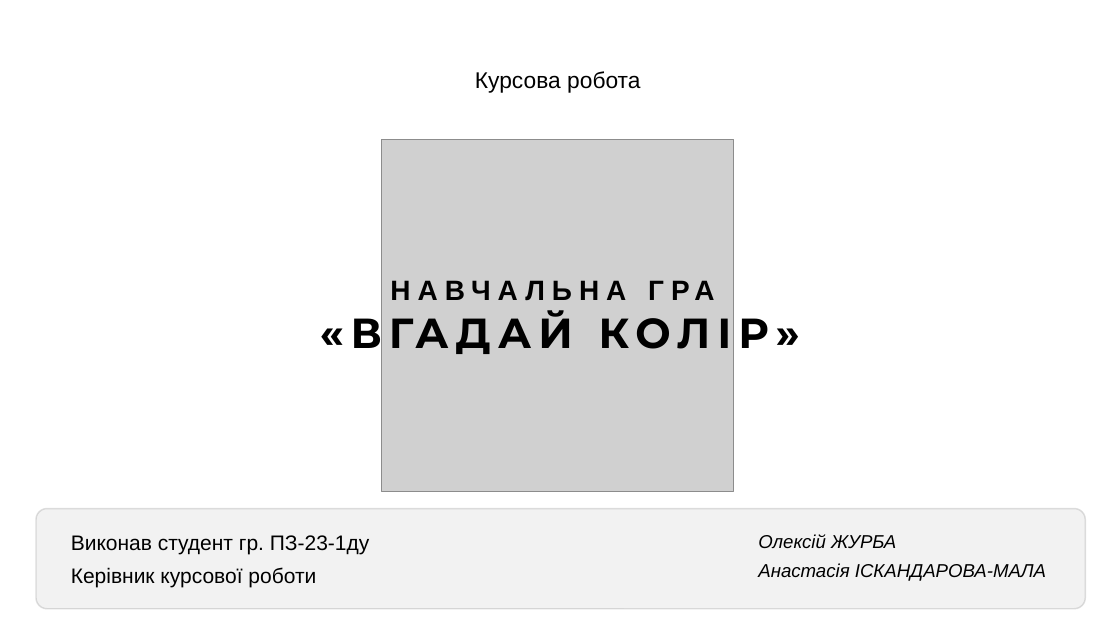
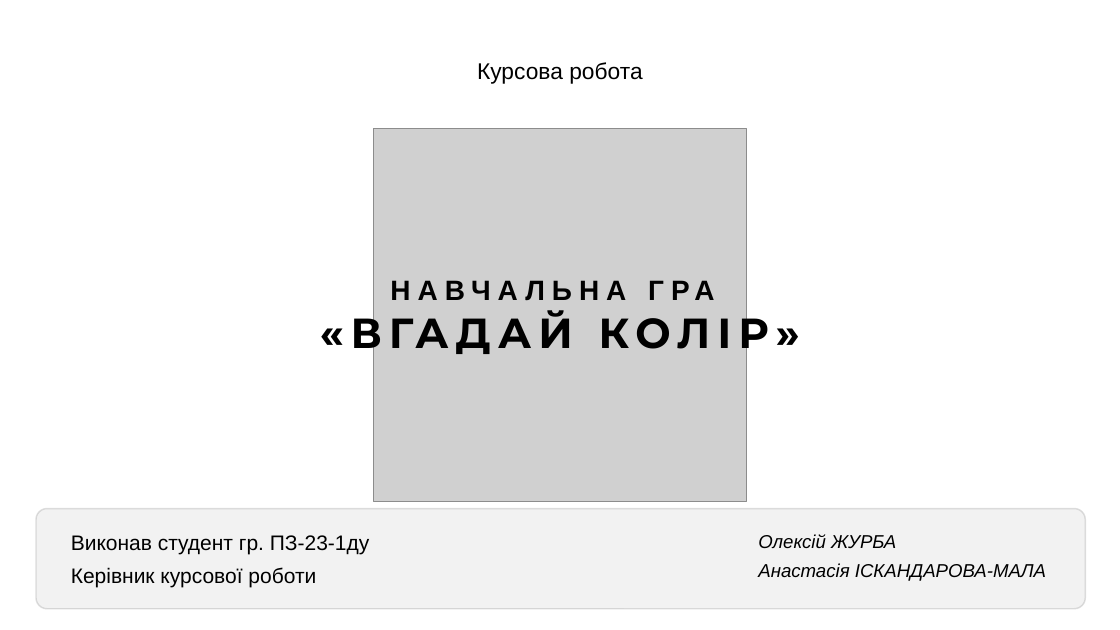
Before and after one commit to Dar-Tei/GuessTheColorGame, a slide deck: slide 1 of Курсова робота(Виступ)Журба О.Р. ПЗ-32-1ду.pptx. Drawn at 1120x630 pixels with LibreOffice and Linux fonts; fonts in the diff are those of the drawing; grey boxes stand for pictures. Boxes give left, top, right and bottom in pixels: in the first picture for what was removed or moved away, otherwise in the second. Text is boxed around its words. In the diff, an @@ line names an element or a change of style, - is before the commit and + after.

```diff
--- a/Курсова робота(Виступ)Журба О.Р. ПЗ-32-1ду.pptx
+++ b/Курсова робота(Виступ)Журба О.Р. ПЗ-32-1ду.pptx
@@ text "Курсова робота": place and size @@
-text "Курсова робота" at [475, 71, 640, 93]
+text "Курсова робота" at [477, 62, 642, 84]
@@ picture: place and size @@
-picture at [382, 139, 734, 492]
+picture at [373, 129, 747, 502]
```
Also in this commit, not shown: 7 other slides changed, 1 slide added, 1 other file.
